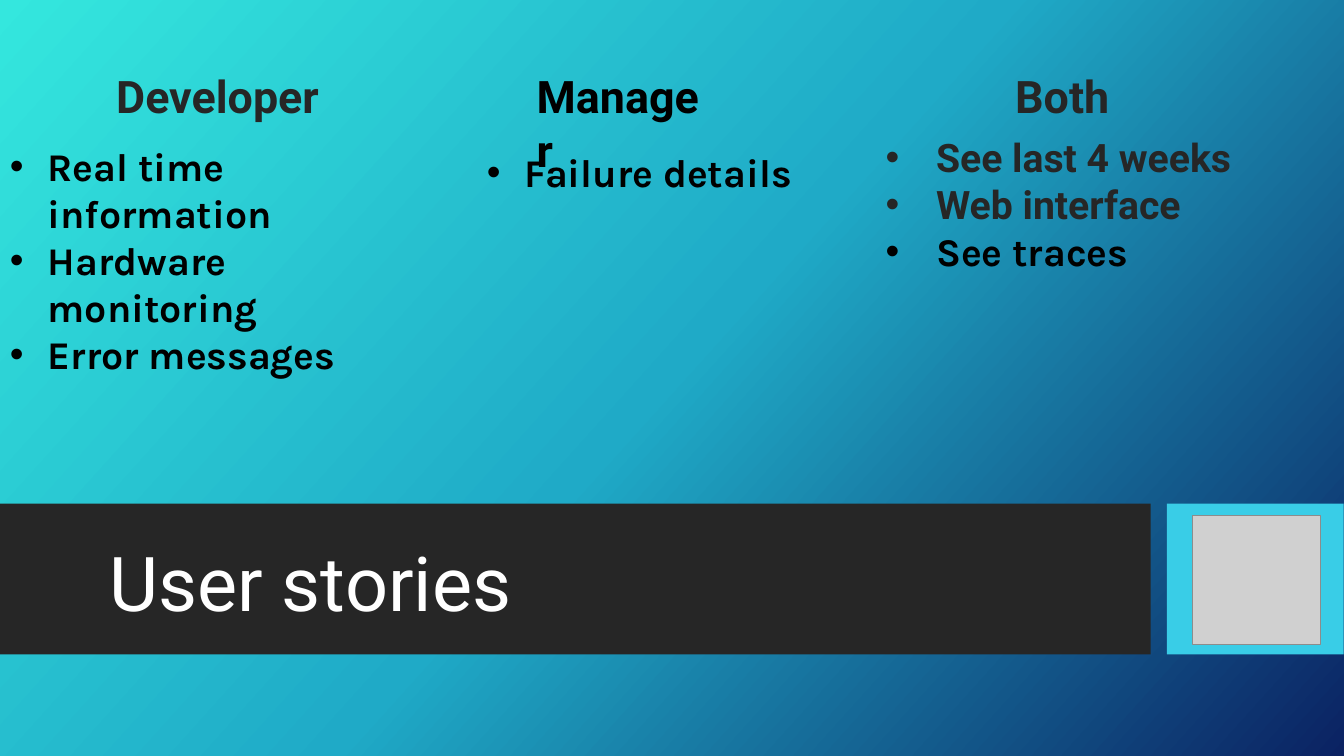
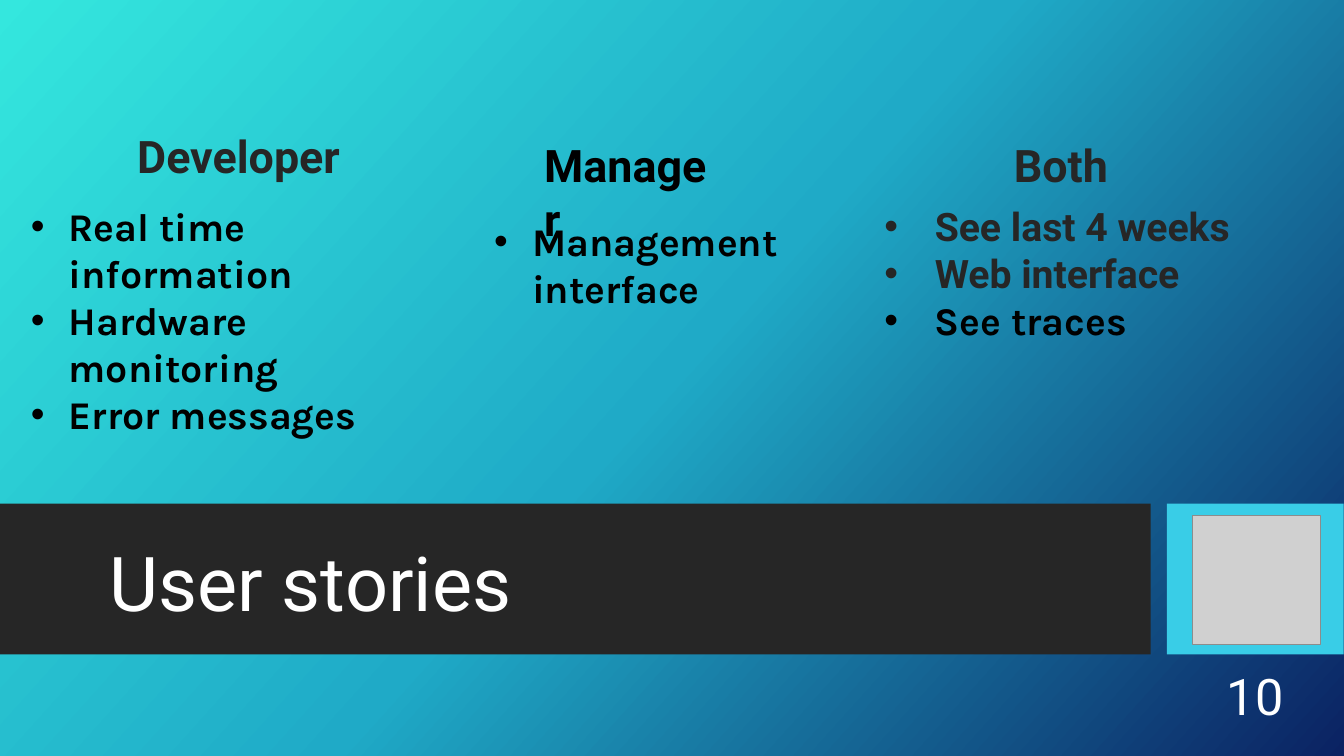
Before and after one commit to CosminBudurovici/Digital_Twin_Monitoring_System, a slide deck: slide 10 of Design Artefacts/Monitoring system presentation.pptx (slide 11 before the commit). Drawn at 1344x756 pixels with LibreOffice and Linux fonts; fonts in the diff are those of the drawing; grey boxes stand for pictures; background and template pictures are left out. Boxes give left, top, right and bottom in pixels: in the first picture for what was removed or moved away, otherwise in the second. Text is boxed around its words. In the diff, an @@ line names an element or a change of style, - is before the commit and + after.

```diff
--- a/Design Artefacts/Monitoring system presentation.pptx
+++ b/Design Artefacts/Monitoring system presentation.pptx
@@ text "Developer": place and size @@
-text "Developer" at (116, 79, 319, 122)
+text "Developer" at (137, 139, 340, 182)
@@ text "Manager": place and size @@
-text "Manager" at (527, 64, 724, 128)
+text "Manager" at (534, 133, 731, 198)
@@ text "Both": place and size @@
-text "Both" at (1015, 79, 1109, 114)
+text "Both" at (1014, 148, 1108, 183)
@@ text "Real time information": place and size @@
-text "Real time information" at (48, 153, 335, 379)
+text "Real time information" at (69, 213, 356, 439)
@@ text "See last 4 weeks": place and size @@
-text "See last 4 weeks" at (936, 142, 1231, 267)
+text "See last 4 weeks" at (935, 211, 1230, 336)
@@ text at (532, 221, 778, 304): text changed @@
-• Failure details
+• Management interface
@@ page number added at (1227, 678, 1284, 716), 36 pt, text #FFFFFF @@
+10
```
Also in this commit, not shown: 16 other slides changed, 10 slides added, 1 slide removed, 6 other files.
